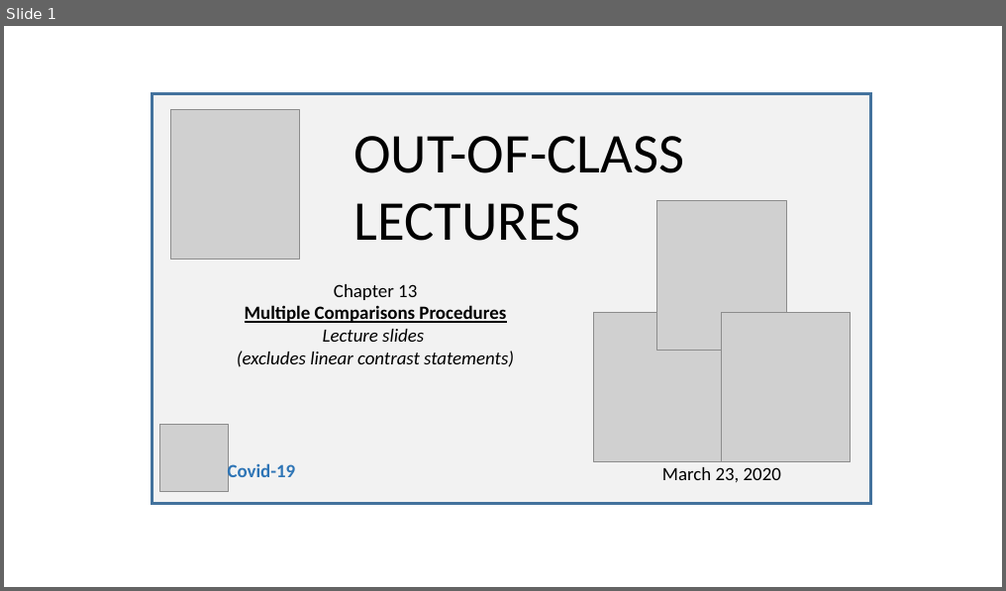
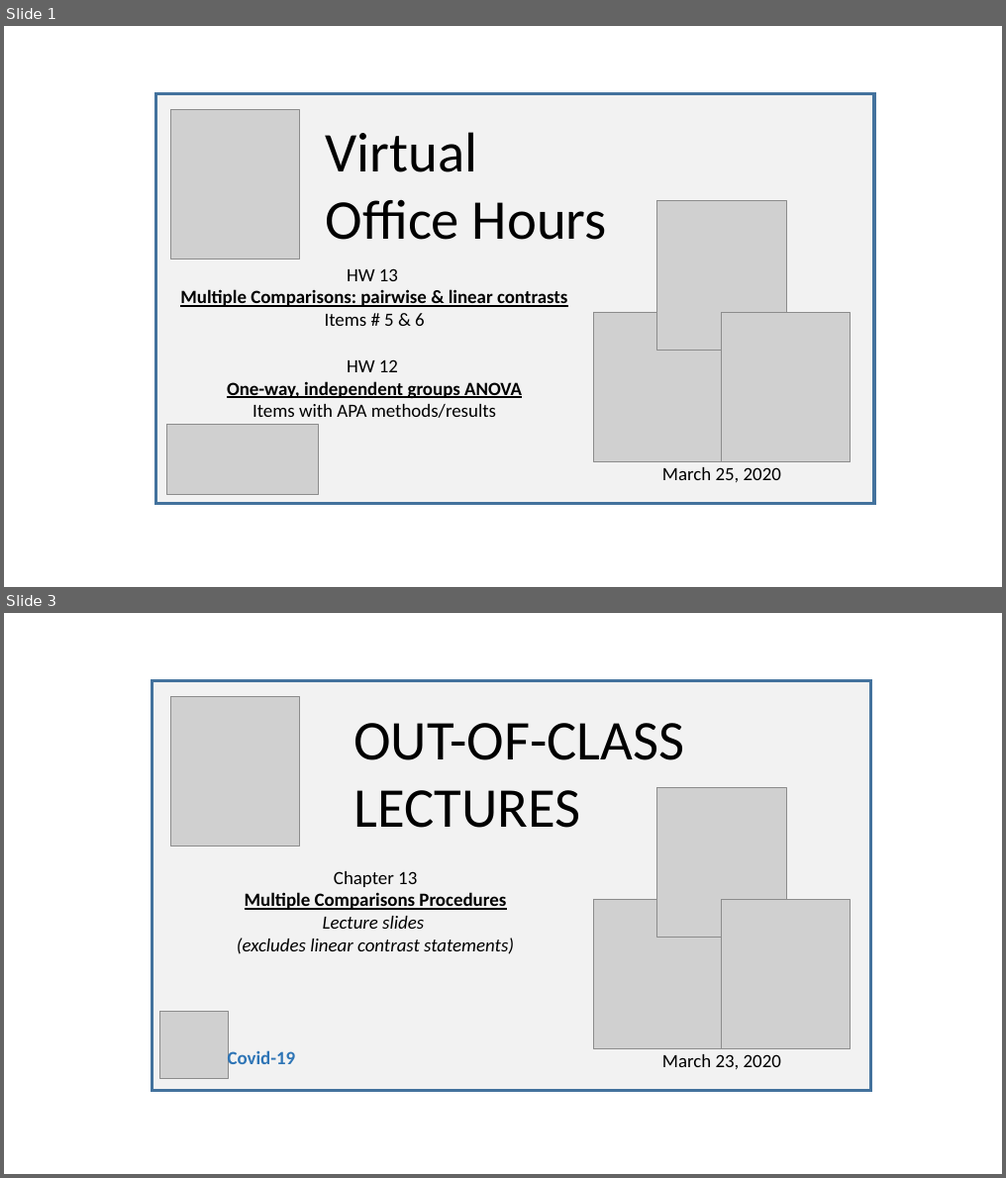
Before and after one commit to SarBearSchwartz/SarBearSchwartz.github.io, a slide deck: public/img/youtube_thumbnails/video_thumbnail_building.pptx. Shown one above the other, each under a label of ours: slide 1 before the commit, slides 1 and 3 after it; the slides between them are not shown. The pictures are 1006x591 and 1006x1178 pixels, drawn with LibreOffice and Linux fonts; fonts in the diff are those of the drawing; grey boxes stand for pictures. Boxes give left, top, right and bottom in pixels: in the first picture for what was removed or moved away, otherwise in the second. Text is boxed around its words. In the diff, an @@ line names an element or a change of style, - is before the commit and + after.

```diff
--- a/public/img/youtube_thumbnails/video_thumbnail_building.pptx
+++ b/public/img/youtube_thumbnails/video_thumbnail_building.pptx
@@ slide 1 added at bbox=[4, 26, 1002, 587], background #FFFFFF @@
@@ rectangle added at bbox=[156, 93, 874, 503], fill #F2F2F2, outline #43739E 3 pt @@
@@ picture added at bbox=[171, 110, 300, 260] @@
@@ text added at bbox=[326, 132, 607, 240], 54 pt, text #000000 @@
+Virtual
+Office Hours
@@ picture added at bbox=[657, 201, 787, 351] @@
@@ text added at bbox=[180, 269, 567, 326], 18 pt, text #000000, bold, underline @@
+HW 13
+Multiple Comparisons: pairwise & linear contrasts
+Items # 5 & 6
@@ picture added at bbox=[593, 312, 723, 462] @@
@@ picture added at bbox=[721, 313, 850, 463] @@
@@ text added at bbox=[227, 360, 522, 418], 18 pt, text #000000 @@
+HW 12
+One-way, independent groups ANOVA
+Items with APA methods/results
@@ picture added at bbox=[166, 425, 319, 494] @@
@@ text added at bbox=[662, 468, 781, 482], 18 pt, text #000000 @@
+March 25, 2020
@@ what was slide 1 is now slide 3 @@
```
Also in this commit, not shown: 1 other slide added, 11 other files.
